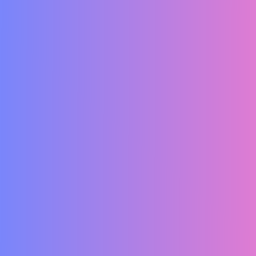
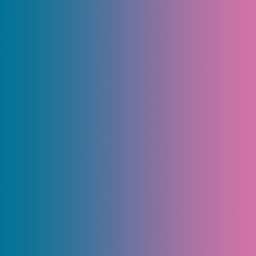
Before/after of a 256x256 layered artwork. What changed in the layer stack:
added layer "Layer 2" above "Layer 2(pasted)" over [0, 0, 256, 256]
